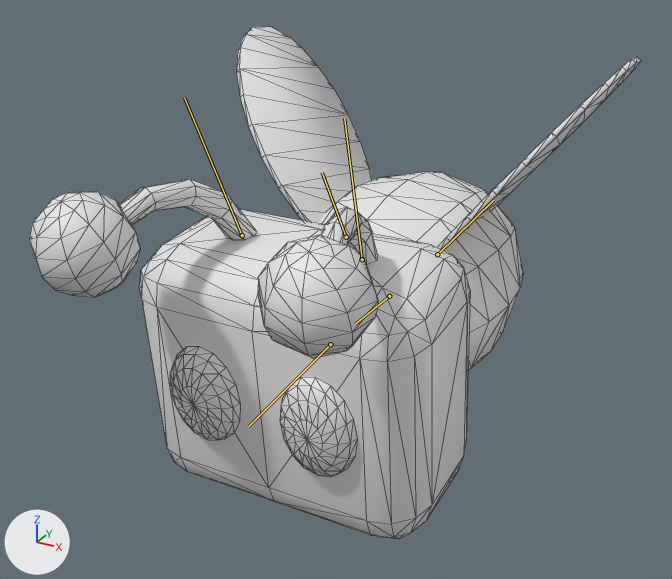
Before and after pictures for a commit that changed the glTF model Asset/char2_enemy/bees/resource/bee01.glb.
The view is the same before and after, from a 50 mm camera at (0.921, -1.957, 0.942) aimed at (-0.058, -0.176, 0.052). Arrows for +X, +Y and +Z are at lower left; the lights stay in place. The older version comes first. Both versions are drawn at frame 12 of the action 'idle'; the numbers are the values there. The bones that bend it are drawn over the model as lines. Mesh edges are drawn as thin lines.

Names of what the first picture shows: 'body'.
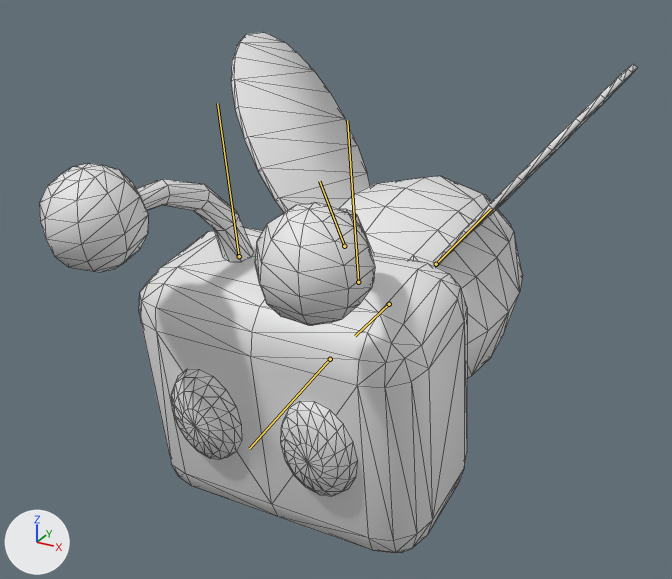
Location of each change, [x1, y1, x2, y2] in pixels of the pictures (672 x 579 px):
'body', posed: before [29, 26, 641, 539]; after [40, 32, 637, 553]
bone 'body', root to tip: before (389, 296) to (355, 324); after (389, 304) to (355, 336)
bone 'tail.L', root to tip: before (362, 259) to (344, 118); after (358, 282) to (347, 120)
bone 'tail.R', root to tip: before (242, 235) to (184, 98); after (239, 256) to (217, 103)

The change in detail:
Bone 'body' (bone_body) moves from (0.0, 0.0, -0.023) to (0.0, 0.001, -0.044).
Bone 'body' (bone_body) turns from (0, 0, 0) to (-3, 0, 0) degrees about its own x, y and z.
Bone 'tail.L' (bone_tail_l) turns from (-17, 16, 0) to (0, 16, 0) degrees about its own x, y and z.
Bone 'tail.R' (bone_tail_r) turns from (-17, -16, 0) to (0, -16, 0) degrees about its own x, y and z.
